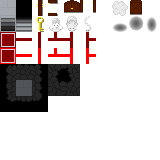
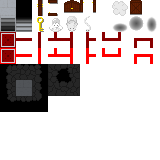
Revision of a layered 160 x 160 image; what changed, layer by layer:
painted on "Background" over bbox(102, 32, 153, 64)
